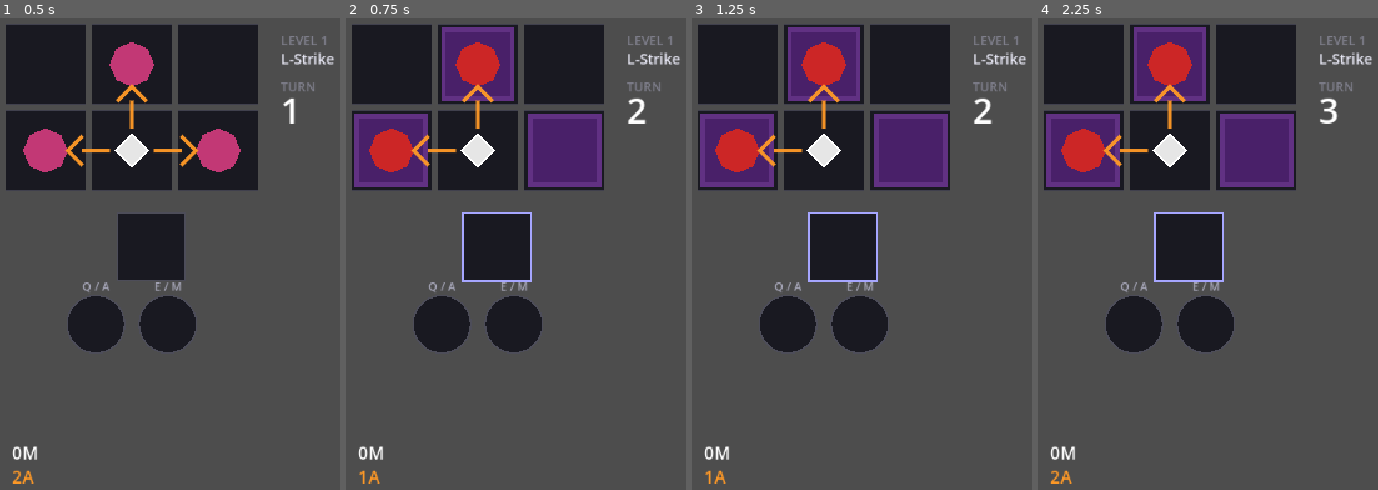
Above: before the commit, frames 1-4 (left to right).
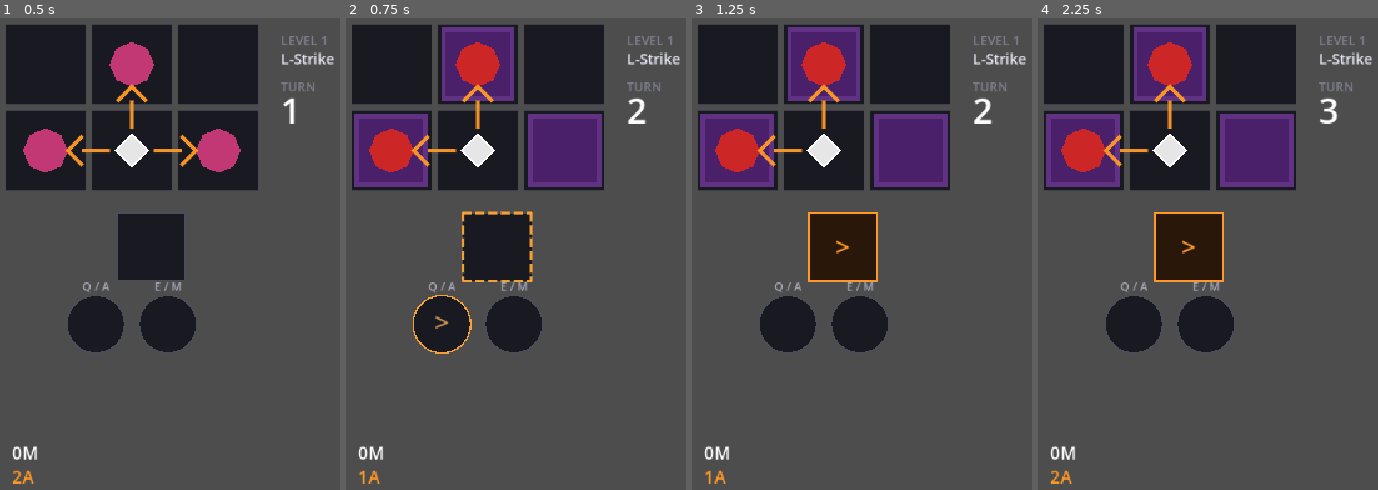
Above: after the commit, the same moments.

Repository: Periodev/DIR
Game: Godot game, scene res://main.tscn
Two runs of this game, one before a commit and one after it. Both use one fixed random seed, a clock stepped at 60 frames per second and the inputs below.
Inputs:
- Up to frame 1 (0.5 s): no input
- Up to frame 2 (0.75 s): tap Enter at 0.5 s; hold Right from 0.53 s (still down); tap 1 at 0.6 s
- Up to frame 3 (1.25 s): keep holding Right; tap Space at 0.77 s
- Up to frame 4 (2.25 s): tap Space at 1.25, 1.52 s; release Right at 1.28 s; hold Down 1.28-2.03 s; tap 2 at 1.35 s; tap Enter at 2 s; hold Right from 2.03 s (still down); tap 3 at 2.1 s

Frame 1 is identical in both runs. In frame 2, 0.7% of the frame differs, in the area x 19-55%, y 40-72%; in frame 3, 0.4%; in frame 4, 0.4%.

Commit message:
Restore basic attack vector gain

Diff:
--- a/godot_project/scripts/Board.gd
+++ b/godot_project/scripts/Board.gd
@@ -525,7 +525,7 @@
 		if char_config.teleport_on_kill:
 			player_pos = target
 	var killed: bool = grid[target.y][target.x] == CharacterData.CellType.LIVE
-	if killed and allows_kill_recovery():
+	if killed:
 		synthesis.record_attack_kill(dir)
 		_sync_exe_skill_slots()
 	attacks_this_turn += 1
